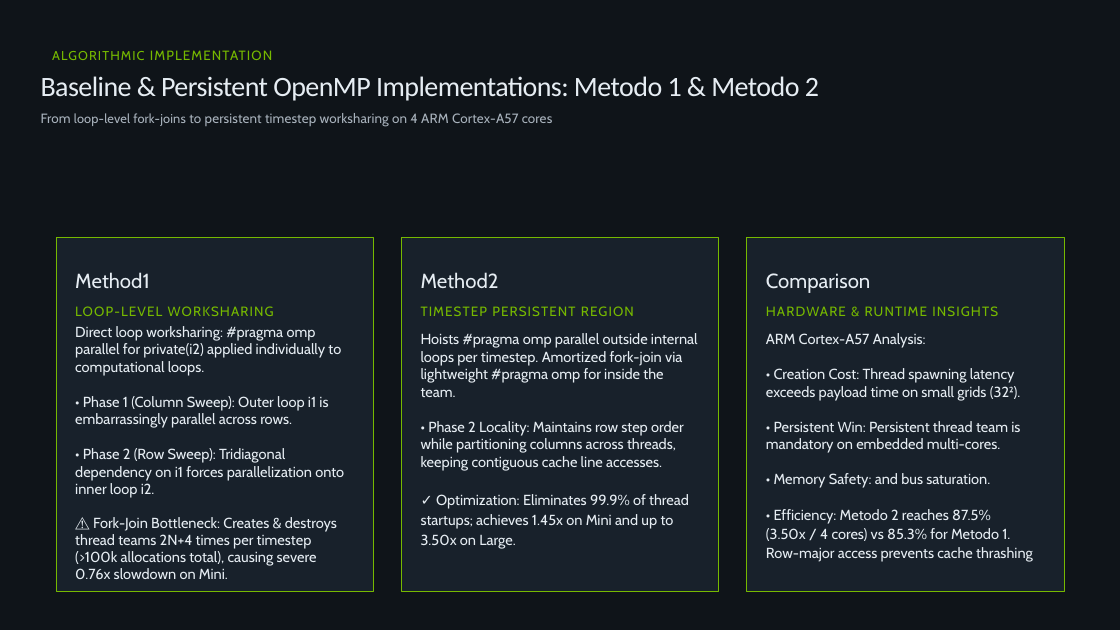
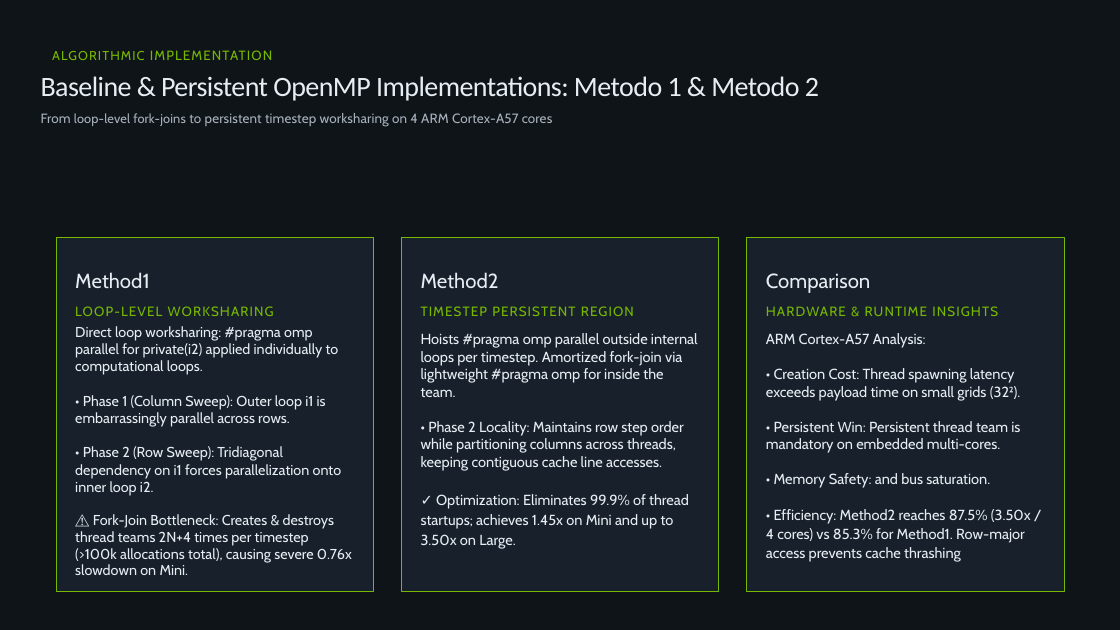
Before and after one commit to markx86/hpc-assignments, a slide deck: slide 4 of Problem_ADI-Alternating-Direction-Implicit-Stencil_Parallel-Solutions_Assignment-1_Team-8.pptx (slide 3 before the commit). Drawn at 1120x630 pixels with LibreOffice and Linux fonts; fonts in the diff are those of the drawing. Boxes give left, top, right and bottom in pixels: in the first picture for what was removed or moved away, otherwise in the second. Text is boxed around its words. In the diff, an @@ line names an element or a change of style, - is before the commit and + after.

```diff
--- a/Problem_ADI-Alternating-Direction-Implicit-Stencil_Parallel-Solutions_Assignment-1_Team-8.pptx
+++ b/Problem_ADI-Alternating-Direction-Implicit-Stencil_Parallel-Solutions_Assignment-1_Team-8.pptx
@@ text "Direct loop worksharing: #pragma omp ..." at [75,326,352,575]: size 12.5 to 12.3 pt @@
@@ text at [766,333,1031,562]: text changed @@
-ARM Cortex-A57 Analysis:
-• Creation Cost: Thread spawning latency exceeds payload time on small grids (32²).
-• Persistent Win: Persistent thread team is mandatory on embedded multi-cores.
-• Memory Safety: and bus saturation.
-• Efficiency: Metodo 2 reaches 87.5% (3.50x / 4 cores) vs 85.3% for Metodo 1. Row-major access prevents cache thrashing
+ARM Cortex-A57 Analysis:
+• Creation Cost: Thread spawning latency exceeds payload time on small grids (32²).
+• Persistent Win: Persistent thread team is mandatory on embedded multi-cores.
+• Memory Safety: and bus saturation.
+• Efficiency: Method2 reaches 87.5% (3.50x / 4 cores) vs 85.3% for Method1. Row-major access prevents cache thrashing
```
Also in this commit, not shown: 5 other slides changed, 2 slides added, 2 slides removed.
